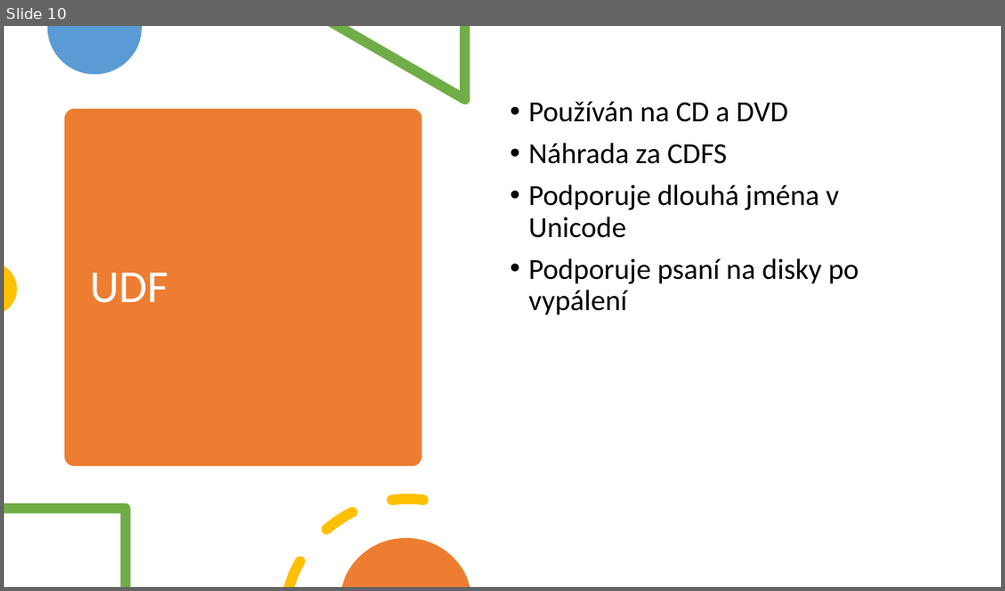
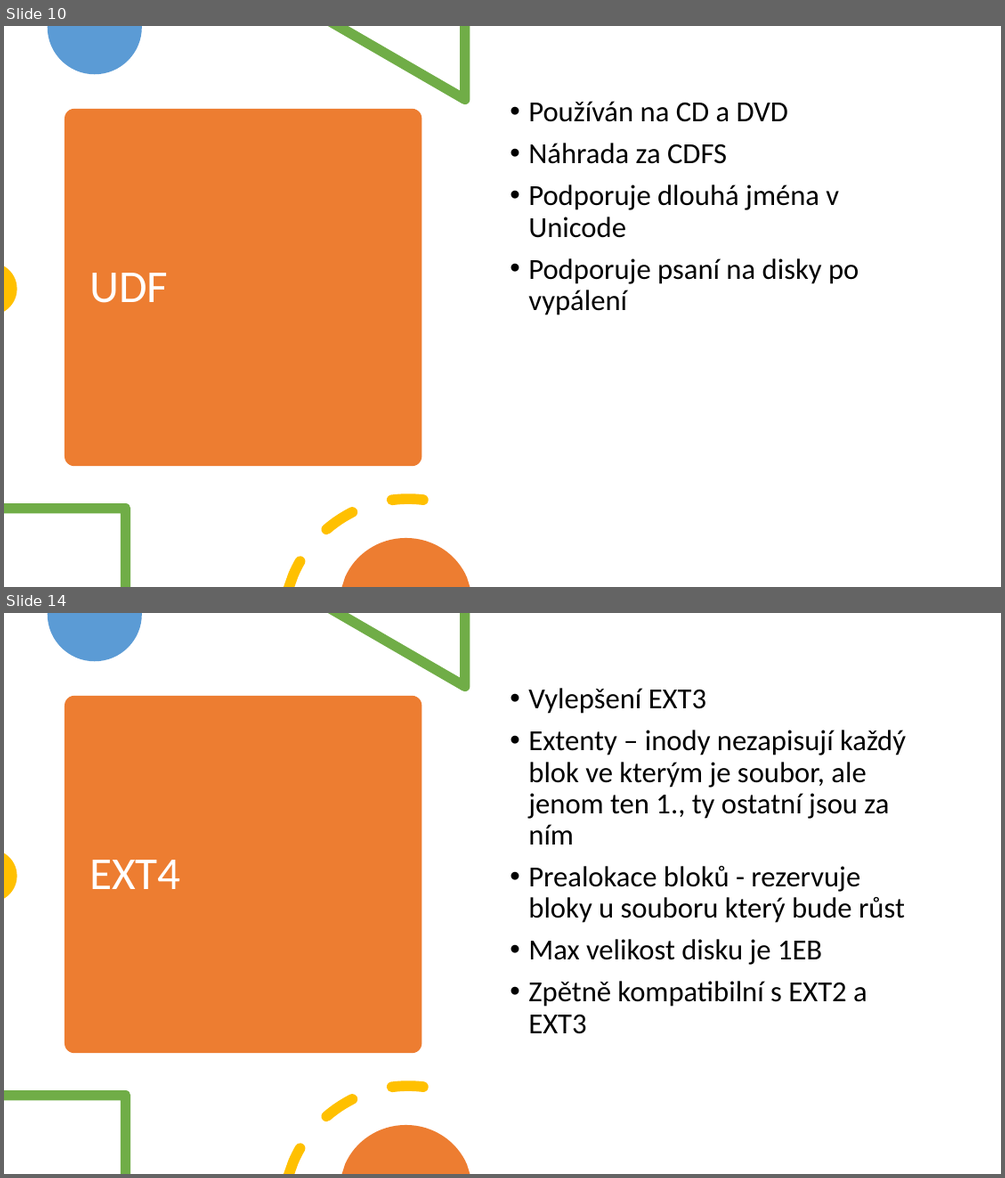
Before and after one commit to horvos/souborovesystemy, a slide deck: horvath.pptx. Shown one above the other, each under a label of ours: slide 10 before the commit, slides 10 and 14 after it; the slides between them are not shown. The pictures are 1005x591 and 1005x1178 pixels, drawn with LibreOffice and Linux fonts; fonts in the diff are those of the drawing. Boxes give left, top, right and bottom in pixels: in the first picture for what was removed or moved away, otherwise in the second. Text is boxed around its words. In the diff, an @@ line names an element or a change of style, - is before the commit and + after.

```diff
--- a/horvath.pptx
+++ b/horvath.pptx
@@ slide 14 added at box(4, 613, 1001, 1174), background #FFFFFF @@
@@ freeform shape added at box(48, 613, 142, 662), fill #5B9BD5 @@
@@ freeform shape added at box(328, 613, 469, 691), fill #70AD47 @@
@@ text added at box(528, 688, 906, 1034), 28 pt, text #000000 @@
+• Vylepšení EXT3
+• Extenty – inody nezapisují každý blok ve kterým je soubor, ale jenom ten 1., ty ostatní jsou za ním
+• Prealokace bloků - rezervuje bloky u souboru který bude růst
+• Max velikost disku je 1EB
+• Zpětně kompatibilní s EXT2 a EXT3
@@ rounded rectangle added at box(65, 696, 422, 1054), fill #ED7D31 @@
@@ freeform shape added at box(4, 853, 16, 898), fill #FFC000 @@
@@ title added at box(89, 860, 181, 889), 44 pt, text #FFFFFF @@
+EXT4
@@ freeform shape added at box(4, 1090, 130, 1174), fill #70AD47 @@
@@ freeform shape added at box(283, 1080, 429, 1174), fill #FFC000 @@
@@ freeform shape added at box(342, 1125, 469, 1174), fill #ED7D31 @@
```
Also in this commit, not shown: 2 slides changed, 3 other slides added.
